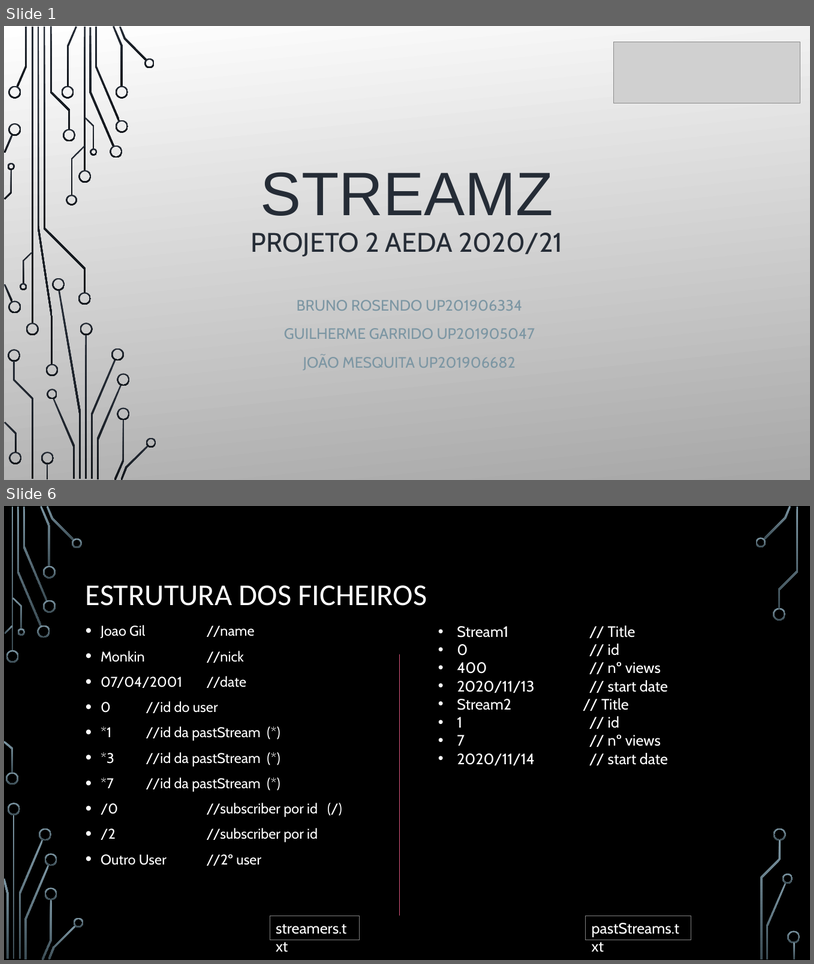
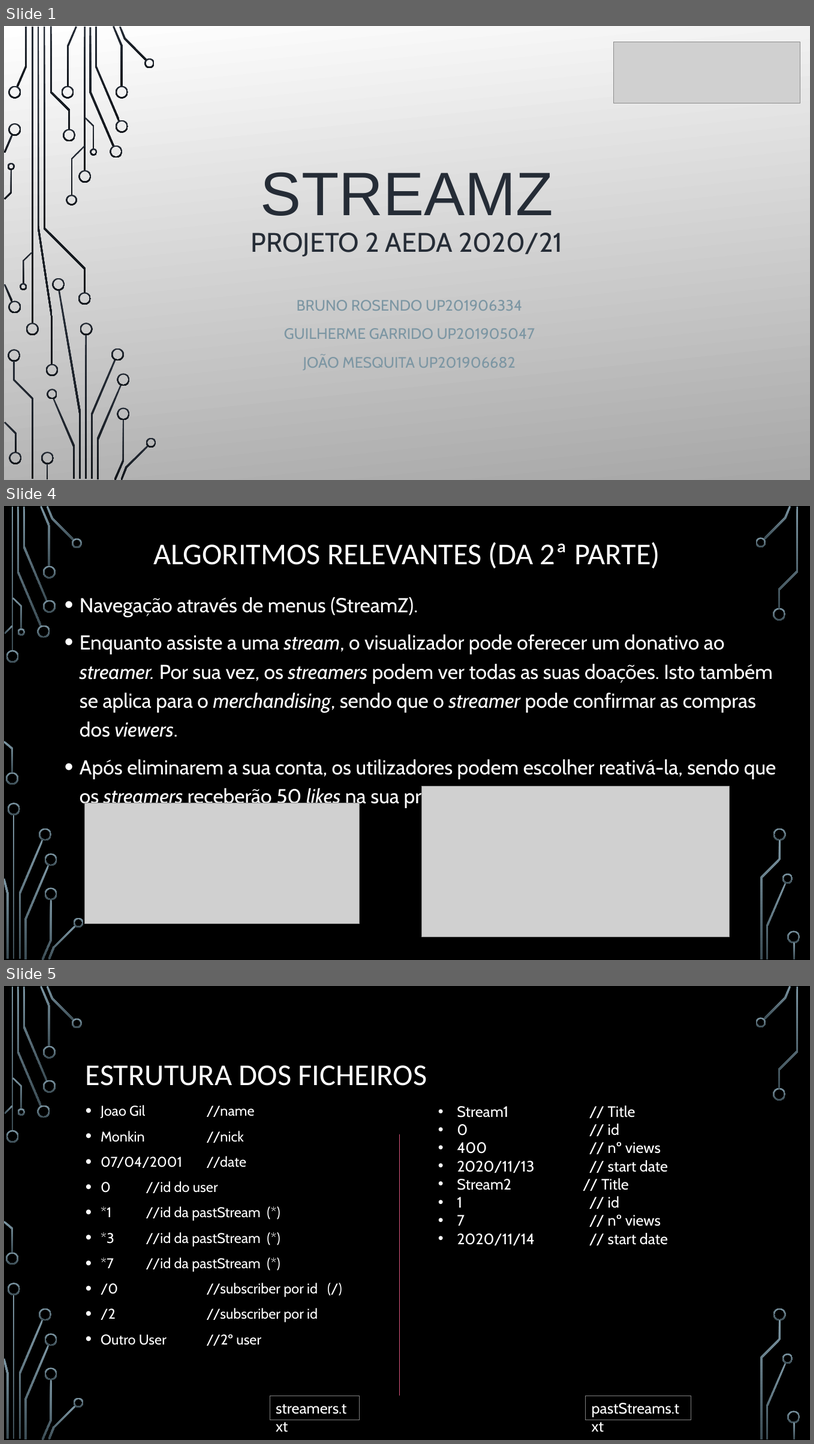
Before and after one commit to BrunoRosendo/StreamZ-AEDA-proj-, a slide deck: Parte 2.pptx. Shown one above the other, each under a label of ours: slides 1 and 6 before the commit, slides 1, 4 and 5 after it; the slides between them are not shown. The pictures are 814x964 and 814x1444 pixels, drawn with LibreOffice and Linux fonts; fonts in the diff are those of the drawing; grey boxes stand for pictures; background and template pictures are left out. Boxes give left, top, right and bottom in pixels: in the first picture for what was removed or moved away, otherwise in the second. Text is boxed around its words. In the diff, an @@ line names an element or a change of style, - is before the commit and + after.

```diff
--- a/Parte 2.pptx
+++ b/Parte 2.pptx
@@ slide 4 added at (x1=4, y1=506, x2=810, y2=960), background picture (left out); not listed: 36 template elements that a slide beside it also shows @@
@@ title added at (x1=153, y1=542, x2=660, y2=568), 36 pt, text #FFFFFF @@
+ALGORITMOS RELEVANTES (DA 2ª PARTE)
@@ text added at (x1=80, y1=597, x2=777, y2=808), 24 pt, text #FFFFFF @@
+• Navegação através de menus (StreamZ).
+• Enquanto assiste a uma stream, o visualizador pode oferecer um donativo ao streamer. Por sua vez, os streamers podem ver todas as suas doações. Isto também se aplica para o merchandising, sendo que o streamer pode confirmar as compras dos viewers.
+• Após eliminarem a sua conta, os utilizadores podem escolher reativá-la, sendo que os streamers receberão 50 likes na sua próxima stream.
@@ picture added at (x1=422, y1=786, x2=730, y2=937) @@
@@ picture added at (x1=84, y1=803, x2=360, y2=924) @@
@@ what was slide 6 is now slide 5 @@
```
Also in this commit, not shown: 5 slides changed, 1 other slide added, 4 slides removed.
